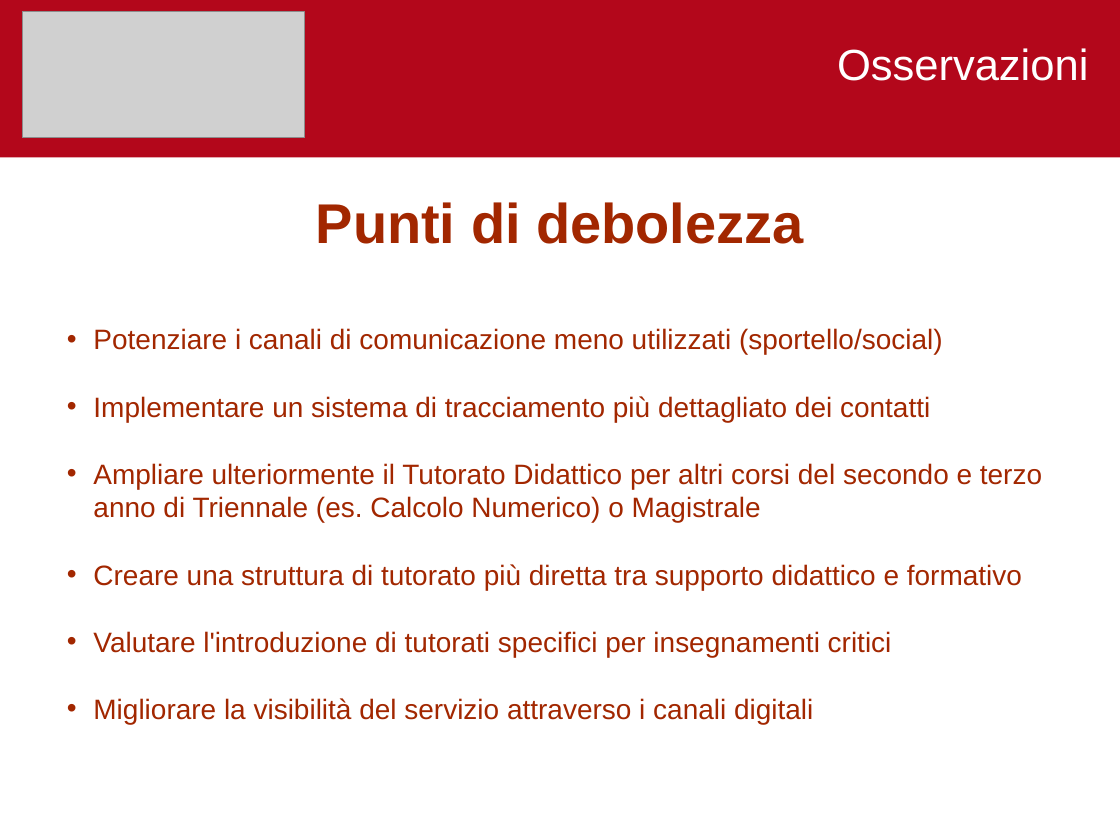
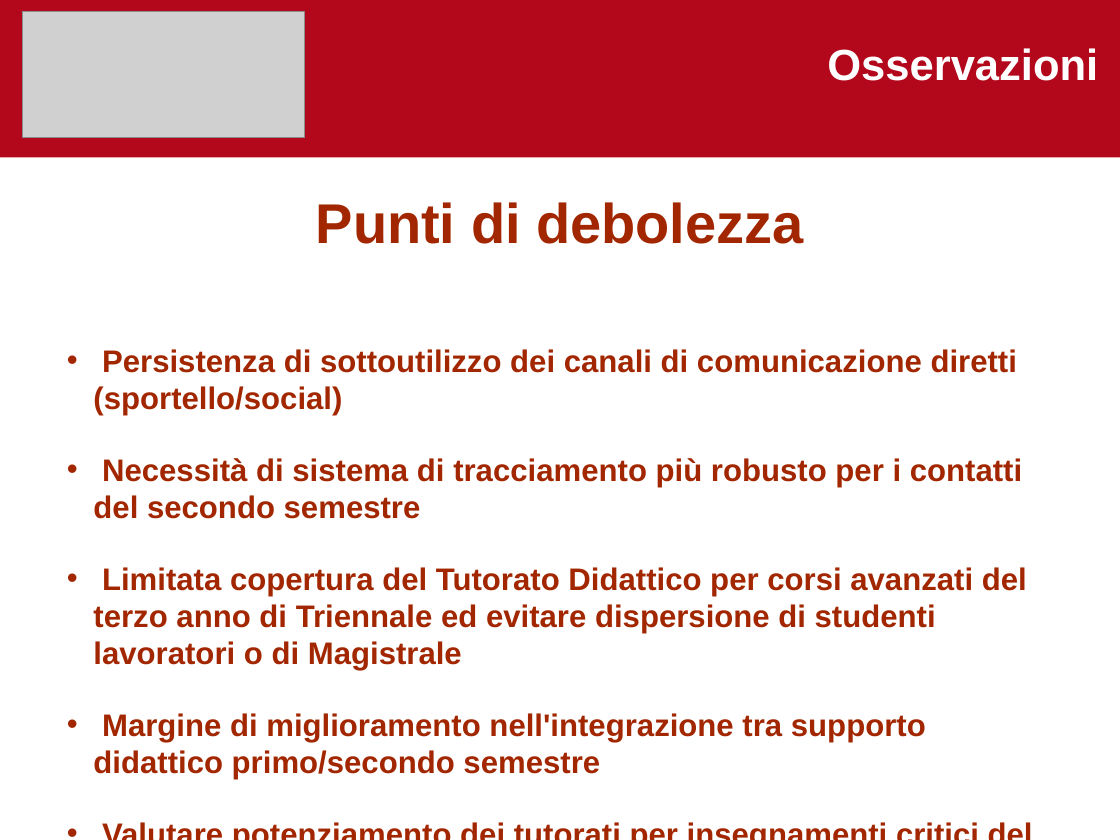
Before and after one commit to gabrielrovesti/Teaching-And-Tutoring, a slide deck: slide 5 of Tutorato UniPD/Tutor di Coordinamento/Presentazioni e raccolte dati/Informatica - Semestre 2.ppt. Drawn at 1120x840 pixels with LibreOffice and Linux fonts; fonts in the diff are those of the drawing; grey boxes stand for pictures. Boxes give left, top, right and bottom in pixels: in the first picture for what was removed or moved away, otherwise in the second. Text is boxed around its words. In the diff, an @@ line names an element or a change of style, - is before the commit and + after.

Commit message:
Fatto anche il lavoro di raccolta dati tutorato

```diff
--- a/Tutorato UniPD/Tutor di Coordinamento/Presentazioni e raccolte dati/Informatica - Semestre 2.ppt
+++ b/Tutorato UniPD/Tutor di Coordinamento/Presentazioni e raccolte dati/Informatica - Semestre 2.ppt
@@ text "Osservazioni": place and size @@
-text "Osservazioni" at [837, 48, 1088, 81]
+text "Osservazioni" at [827, 48, 1098, 81]
@@ text "Osservazioni" at [827, 48, 1098, 81]: bold on @@
@@ text at [93, 349, 1027, 779]: text changed; size 18 to 20 pt; bold on @@
-• Potenziare i canali di comunicazione meno utilizzati (sportello/social)
-• Implementare un sistema di tracciamento più dettagliato dei contatti
-• Ampliare ulteriormente il Tutorato Didattico per altri corsi del secondo e terzo anno di Triennale (es. Calcolo Numerico) o Magistrale
-• Creare una struttura di tutorato più diretta tra supporto didattico e formativo
-• Valutare l'introduzione di tutorati specifici per insegnamenti critici
-• Migliorare la visibilità del servizio attraverso i canali digitali
+• Persistenza di sottoutilizzo dei canali di comunicazione diretti (sportello/social)
+• Necessità di sistema di tracciamento più robusto per i contatti del secondo semestre
+• Limitata copertura del Tutorato Didattico per corsi avanzati del terzo anno di Triennale ed evitare dispersione di studenti lavoratori o di Magistrale
+• Margine di miglioramento nell'integrazione tra supporto didattico primo/secondo semestre
+• Valutare potenziamento dei tutorati per insegnamenti critici del secondo anno
+• Ottimizzazione ancora necessaria della visibilità del servizio attraverso canali digitali
```
Also in this commit, not shown: 4 other slides changed, 7 other files.
